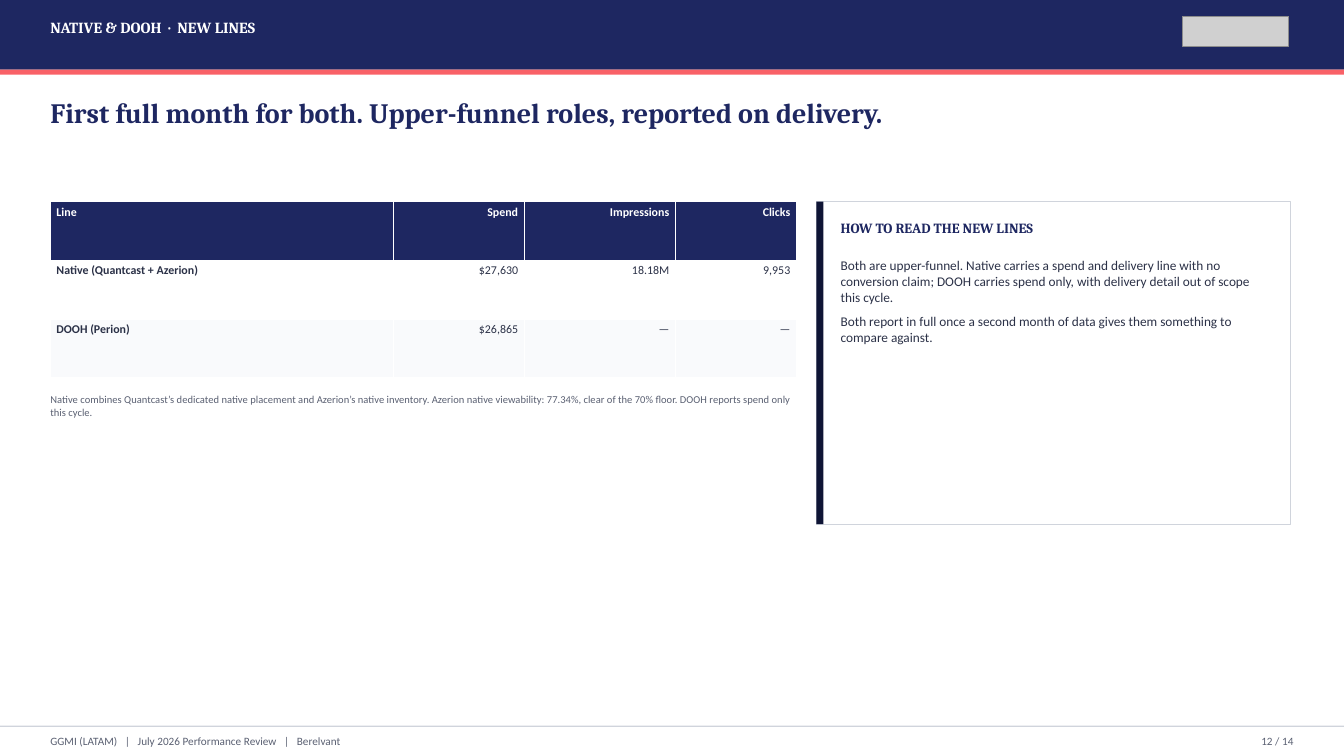
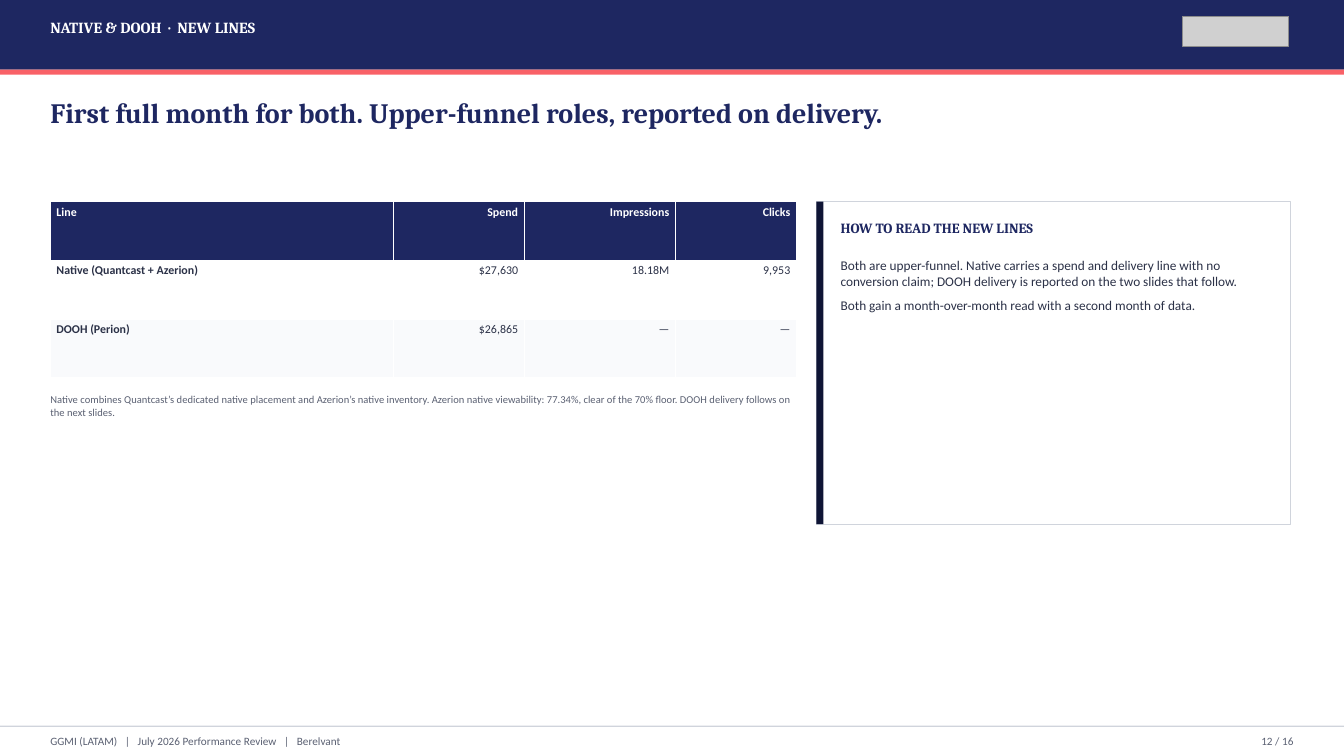
Before and after one commit to hablapro/brlvnt-reporting-hub, a slide deck: slide 12 of reports/forex/ggmi/2026-07/output/GGMI_LATAM_July_2026_Performance_Review.pptx. Drawn at 1344x756 pixels with LibreOffice and Linux fonts; fonts in the diff are those of the drawing; grey boxes stand for pictures. Boxes give left, top, right and bottom in pixels: in the first picture for what was removed or moved away, otherwise in the second. Text is boxed around its words. In the diff, an @@ line names an element or a change of style, - is before the commit and + after.

```diff
--- a/reports/forex/ggmi/2026-07/output/GGMI_LATAM_July_2026_Performance_Review.pptx
+++ b/reports/forex/ggmi/2026-07/output/GGMI_LATAM_July_2026_Performance_Review.pptx
@@ text at (x1=841, y1=260, x2=1237, y2=313): text changed @@
-Both are upper-funnel. Native carries a spend and delivery line with no conversion claim; DOOH carries spend only, with delivery detail out of scope this cycle.
-Both report in full once a second month of data gives them something to compare against.
+Both are upper-funnel. Native carries a spend and delivery line with no conversion claim; DOOH delivery is reported on the two slides that follow.
+Both gain a month-over-month read with a second month of data.
@@ text at (x1=50, y1=395, x2=790, y2=416): text changed @@
-Native combines Quantcast’s dedicated native placement and Azerion’s native inventory. Azerion native viewability: 77.34%, clear of the 70% floor. DOOH reports spend only this cycle.
+Native combines Quantcast’s dedicated native placement and Azerion’s native inventory. Azerion native viewability: 77.34%, clear of the 70% floor. DOOH delivery follows on the next slides.
@@ text at (x1=1261, y1=737, x2=1293, y2=745): text changed @@
-12 / 14
+12 / 16
```
Also in this commit, not shown: 12 other slides changed, 2 slides added, 9 other files.
